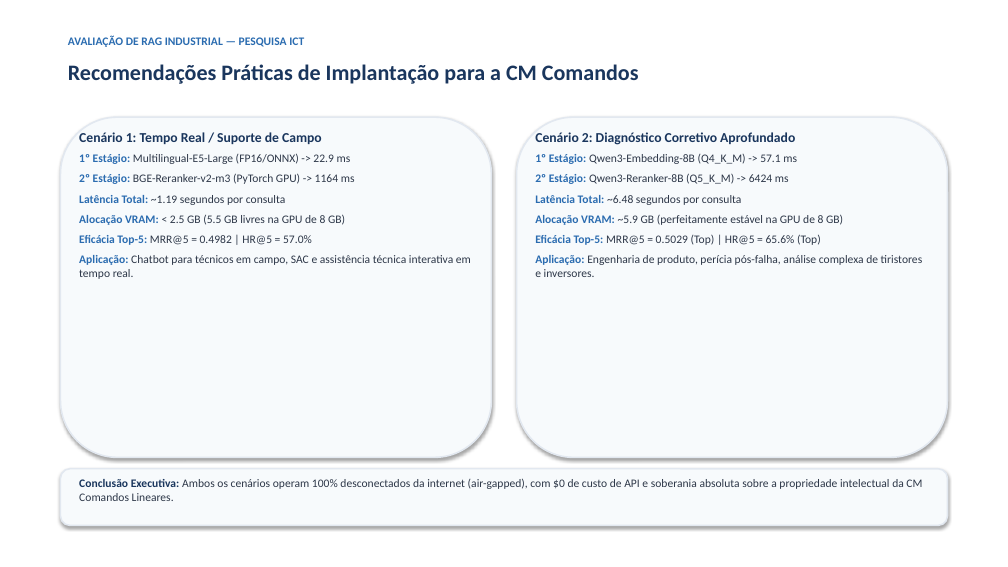
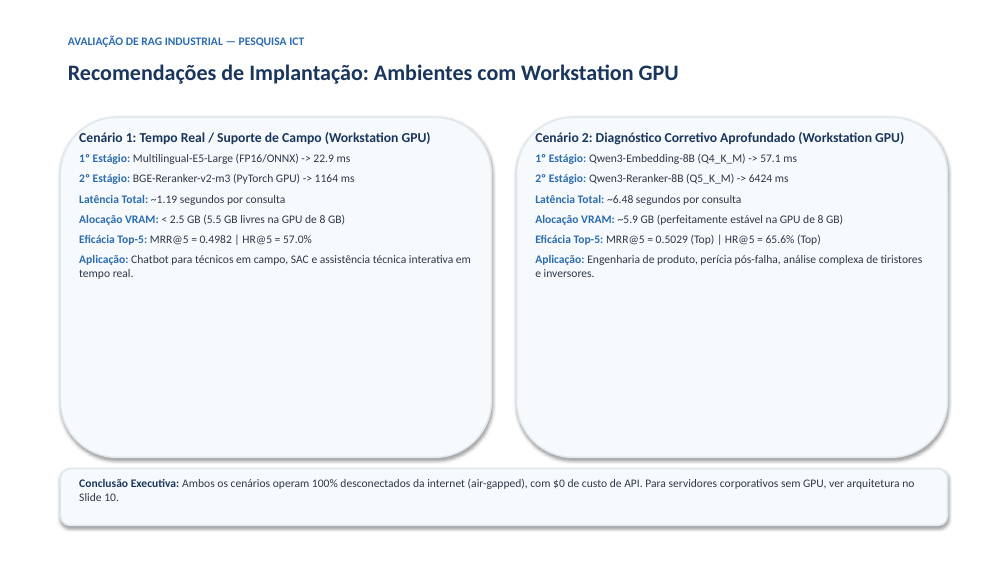
Before and after one commit to joaorura/rag_eval, a slide deck: slide 9 of docs/apresentacao_pesquisa_reuniao.pptx. Drawn at 1008x567 pixels with LibreOffice and Linux fonts; fonts in the diff are those of the drawing. Boxes give left, top, right and bottom in pixels: in the first picture for what was removed or moved away, otherwise in the second. Text is boxed around its words. In the diff, an @@ line names an element or a change of style, - is before the commit and + after.

```diff
--- a/docs/apresentacao_pesquisa_reuniao.pptx
+++ b/docs/apresentacao_pesquisa_reuniao.pptx
@@ text at [68, 64, 679, 84]: text changed @@
-Recomendações Práticas de Implantação para a CM Comandos
+Recomendações de Implantação: Ambientes com Workstation GPU
@@ text at [79, 132, 431, 144]: text changed @@
-Cenário 1: Tempo Real / Suporte de Campo
+Cenário 1: Tempo Real / Suporte de Campo (Workstation GPU)
@@ text at [535, 132, 904, 145]: text changed @@
-Cenário 2: Diagnóstico Corretivo Aprofundado
+Cenário 2: Diagnóstico Corretivo Aprofundado (Workstation GPU)
@@ text at [79, 479, 914, 501]: text changed @@
-Conclusão Executiva: Ambos os cenários operam 100% desconectados da internet (air-gapped), com $0 de custo de API e soberania absoluta sobre a propriedade intelectual da CM Comandos Lineares.
+Conclusão Executiva: Ambos os cenários operam 100% desconectados da internet (air-gapped), com $0 de custo de API. Para servidores corporativos sem GPU, ver arquitetura no Slide 10.
```
Also in this commit, not shown: 3 other slides changed, 1 slide added, 34 other files.
